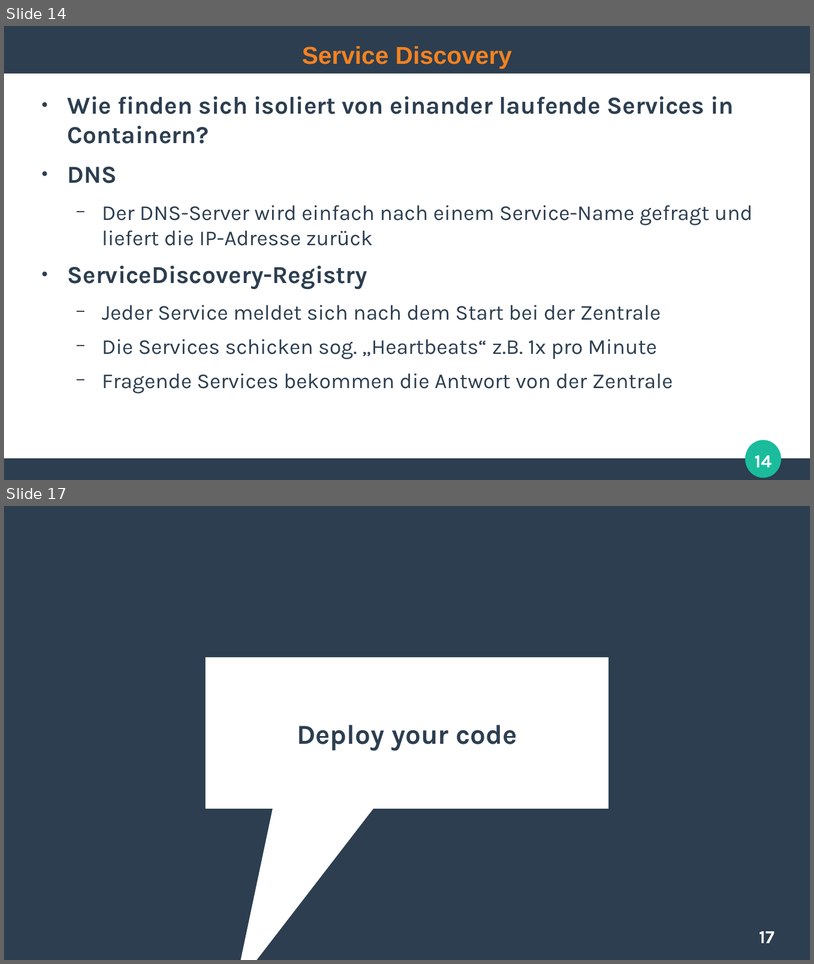
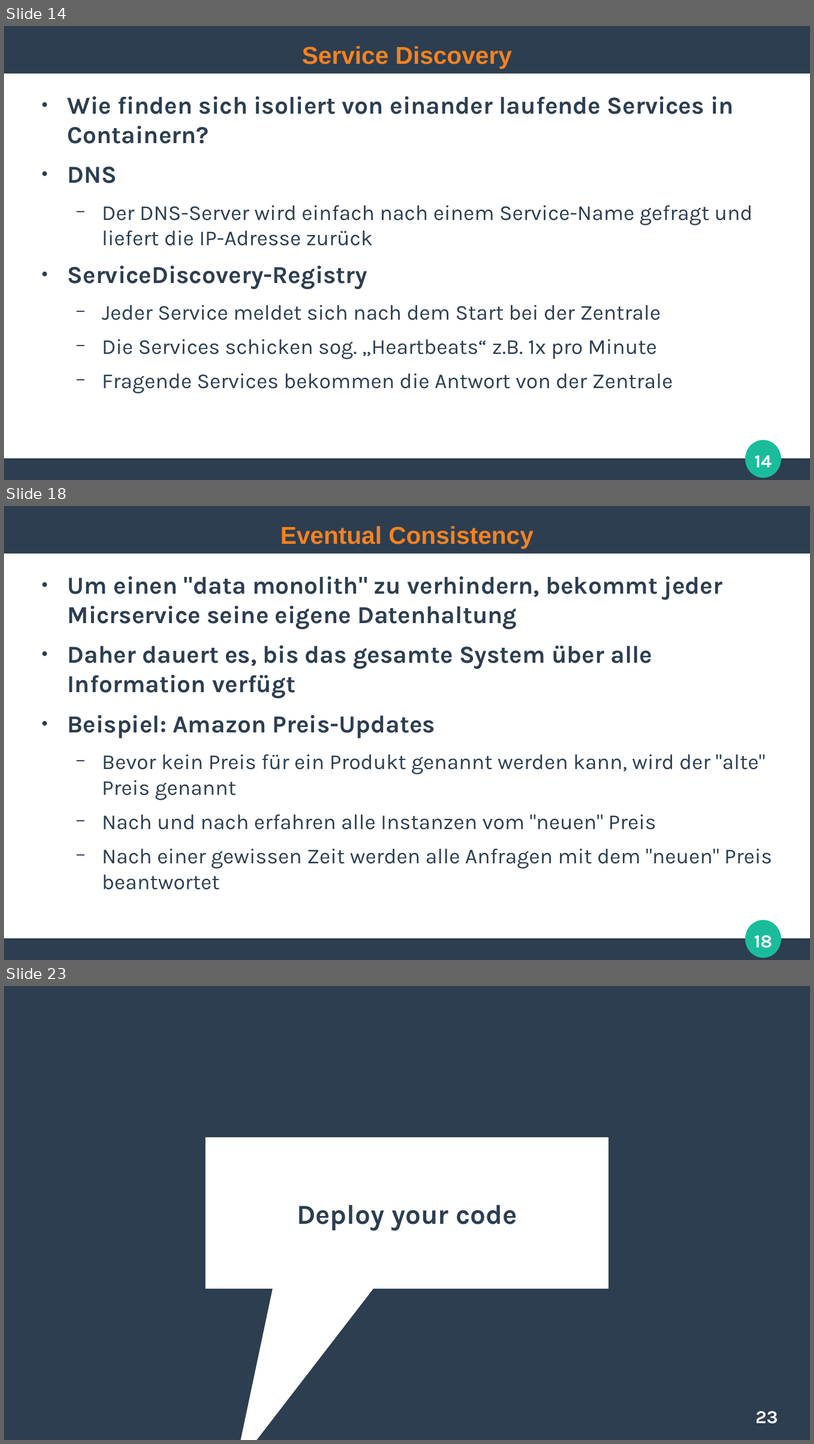
Before and after one commit to ghandmann/HS-AlbSig-WebAnwendungen2, a slide deck: Kapitel/10_Microservice_Architecture.odp. Shown one above the other, each under a label of ours: slides 14 and 17 before the commit, slides 14, 18 and 23 after it; the slides between them are not shown. The pictures are 814x964 and 814x1444 pixels, drawn with LibreOffice and Linux fonts; fonts in the diff are those of the drawing. Boxes give left, top, right and bottom in pixels: in the first picture for what was removed or moved away, otherwise in the second. Text is boxed around its words. In the diff, an @@ line names an element or a change of style, - is before the commit and + after.

```diff
--- a/Kapitel/10_Microservice_Architecture.odp
+++ b/Kapitel/10_Microservice_Architecture.odp
@@ slide 18 added at (4, 506, 810, 960), background #FFFFFF; not listed: 3 template elements that a slide beside it also shows @@
@@ title added at (281, 526, 534, 549), 24 pt, text #F58220, bold @@
+Eventual Consistency
@@ text added at (68, 576, 773, 889), 21 pt, text #2C3E50 @@
+● Um einen "data monolith" zu verhindern, bekommt jeder Micrservice seine eigene Datenhaltung
+● Daher dauert es, bis das gesamte System über alle Information verfügt
+● Beispiel: Amazon Preis-Updates
+  − Bevor kein Preis für ein Produkt genannt werden kann, wird der "alte" Preis genannt
+  − Nach und nach erfahren alle Instanzen vom "neuen" Preis
+  − Nach einer gewissen Zeit werden alle Anfragen mit dem "neuen" Preis beantwortet
@@ page number added at (755, 935, 773, 948), 18 pt, text #FFFFFF, bold @@
+18
@@ what was slide 17 is now slide 23 @@
@@ page number at (756, 1411, 778, 1423): text changed @@
-17
+23
```
Also in this commit, not shown: 5 slides changed, 6 other slides added, 1 other file.
